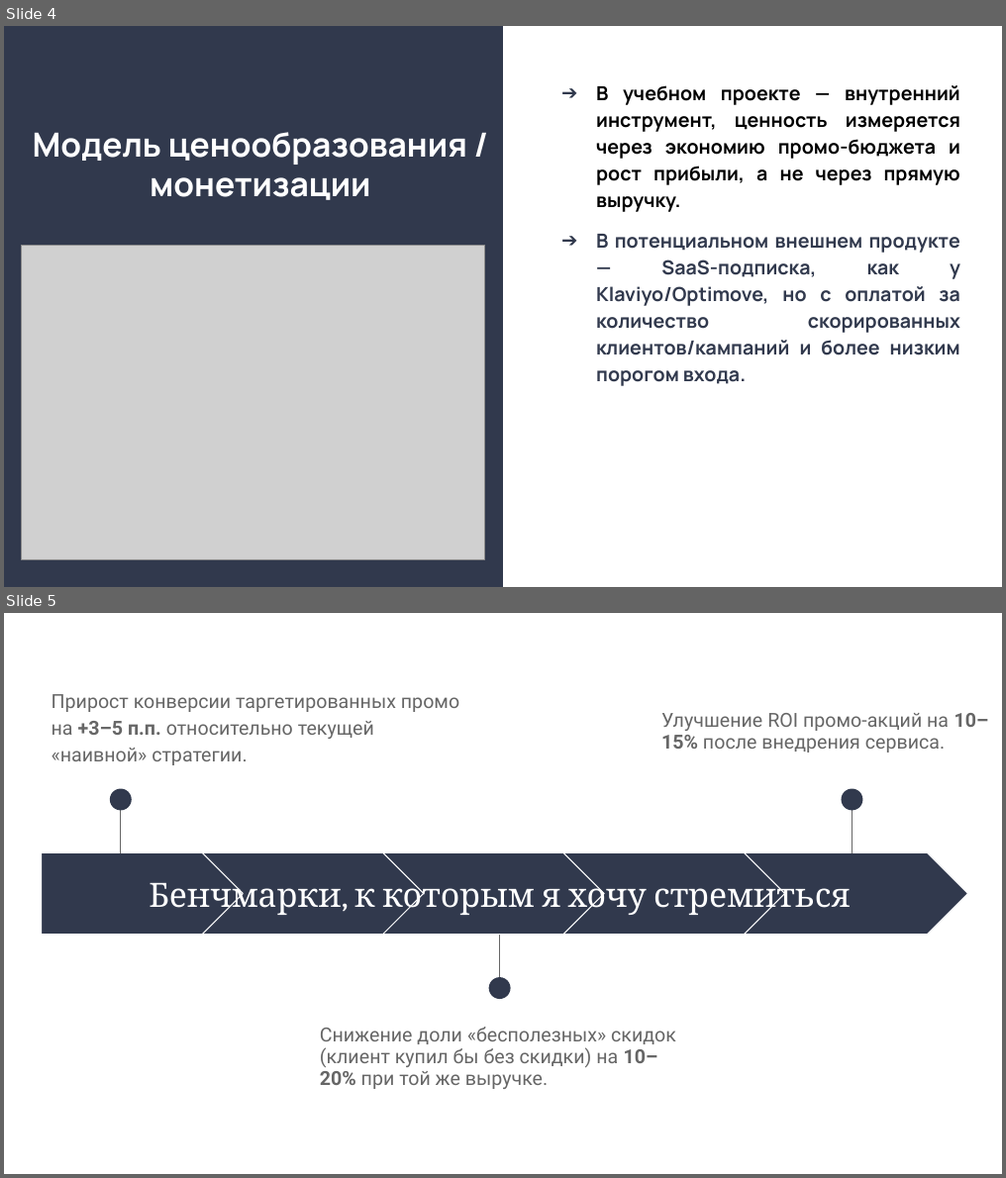
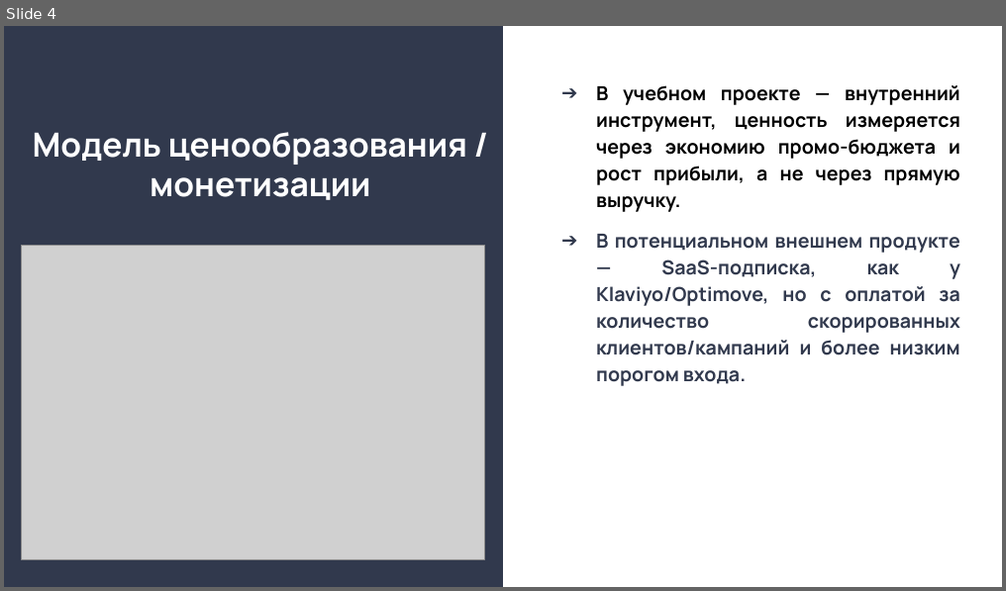
Before and after one commit to boiarchuk-a/Data-project, a slide deck: Product benchmarking/product benchmarking.pptx. Shown one above the other, each under a label of ours: slides 4 and 5 before the commit, slide 4 after it. The pictures are 1006x1178 and 1006x591 pixels, drawn with LibreOffice and Linux fonts; fonts in the diff are those of the drawing; grey boxes stand for pictures. Boxes give left, top, right and bottom in pixels: in the first picture for what was removed or moved away, otherwise in the second. Text is boxed around its words. In the diff, an @@ line names an element or a change of style, - is before the commit and + after.

```diff
--- a/Product benchmarking/product benchmarking.pptx
+++ b/Product benchmarking/product benchmarking.pptx
@@ slide 5 removed at [4,613,1002,1174], background #FFFFFF @@
@@ text removed at [52,694,459,765] @@
-Прирост конверсии таргетированных промо на +3–5 п.п. относительно текущей «наивной» стратегии.
@@ text removed at [661,713,989,753] @@
-Улучшение ROI промо-акций на 10–15% после внедрения сервиса.
@@ ellipse removed at [110,788,132,811] @@
@@ ellipse removed at [842,788,863,811] @@
@@ line removed from (121, 792) to (121, 854) @@
@@ line removed from (852, 792) to (852, 854) @@
@@ pentagon arrow removed at [41,853,246,935] @@
@@ text removed at [149,875,849,916] @@
-Бенчмарки, к которым я хочу стремиться
@@ chevron removed at [203,853,426,935] @@
@@ chevron removed at [383,853,607,935] @@
@@ chevron removed at [563,853,787,935] @@
@@ chevron removed at [745,853,968,935] @@
@@ line removed from (500, 995) to (500, 935) @@
@@ ellipse removed at [489,977,511,999] @@
@@ text removed at [320,1027,676,1089] @@
-Снижение доли «бесполезных» скидок (клиент купил бы без скидки) на 10–20% при той же выручке.
```
Also in this commit, not shown: 2 slides changed, 1 slide added, 2 other files.
